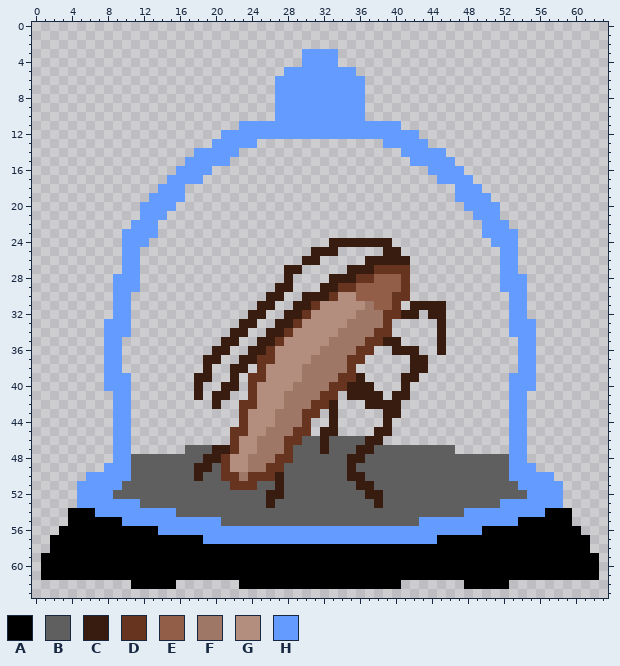
File history of a pixel-art sprite, assets/textures/misc/Cookaracha1.png. Above is the file before it was changed.
The file is 64x64 pixels.
Palette (. is transparent): A #000000  B #5f5f5f  C #391c10  D #66341f  E #935e48  F #9f7766  G #b38e7f  H #639bff
New version:
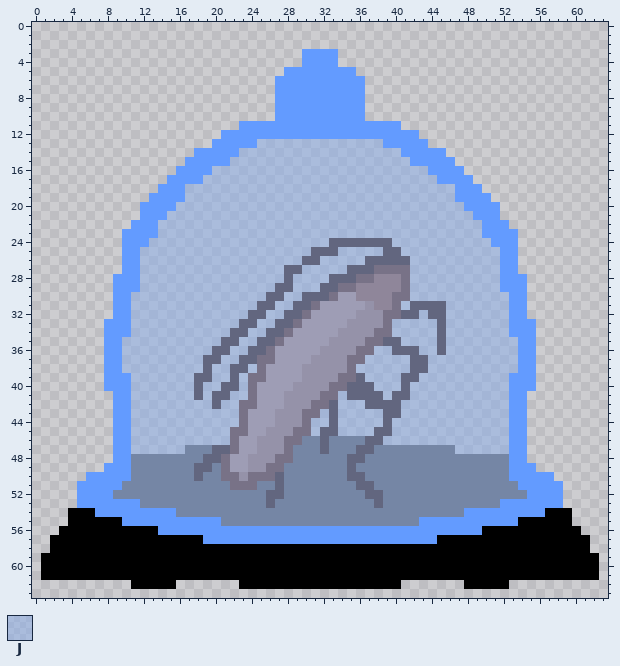
Colours new in this view: J #8aace884
The edit:
colour B: #5f5f5f -> #7586a5
colour C: #391c10 -> #62667f
colour D: #66341f -> #787287
colour E: #935e48 -> #8f869a
colour F: #9f7766 -> #9592a9
colour G: #b38e7f -> #9e9db5
Changed rows in their new state; - is a pixel that keeps its letter.
first column x 10:
13 ---------------JJJJJJJJJJJJJJ---------------
14 -------------JJJJJJJJJJJJJJJJJJ-------------
15 ------------JJJJJJJJJJJJJJJJJJJJ------------
16 ----------JJJJJJJJJJJJJJJJJJJJJJJJ----------
17 ---------JJJJJJJJJJJJJJJJJJJJJJJJJJ---------
18 -------JJJJJJJJJJJJJJJJJJJJJJJJJJJJJJ-------
19 -------JJJJJJJJJJJJJJJJJJJJJJJJJJJJJJ-------
20 ------JJJJJJJJJJJJJJJJJJJJJJJJJJJJJJJJ------
21 -----JJJJJJJJJJJJJJJJJJJJJJJJJJJJJJJJJJ-----
22 ----JJJJJJJJJJJJJJJJJJJJJJJJJJJJJJJJJJJJ----
23 ----JJJJJJJJJJJJJJJJJJJJJJJJJJJJJJJJJJJJ----
24 ---JJJJJJJJJJJJJJJJJJJJ-------JJJJJJJJJJJ---
25 --JJJJJJJJJJJJJJJJJJJ---JJJJJ--JJJJJJJJJJJ--
26 --JJJJJJJJJJJJJJJJJJ--JJJJJ-----JJJJJJJJJJ--
27 --JJJJJJJJJJJJJJJJ--JJJJJ-------JJJJJJJJJJ--
28 --JJJJJJJJJJJJJJJJ-JJJJ---------JJJJJJJJJJ--
29 --JJJJJJJJJJJJJJJ--JJJ----------JJJJJJJJJJ--
30 -JJJJJJJJJJJJJJJ--JJ------------JJJJJJJJJJJ-
31 -JJJJJJJJJJJJJJ--JJ------------J----JJJJJJJ-
32 -JJJJJJJJJJJJJ--JJ---------------J--JJJJJJJ-
33 -JJJJJJJJJJJJ--JJ-------------JJJJJ-JJJJJJJ-
34 -JJJJJJJJJJJ--JJ--------------JJJJJ-JJJJJJJ-
35 JJJJJJJJJJJ--JJ----------------JJJJ-JJJJJJJJ
36 JJJJJJJJJJ--JJ--------------JJ---JJ-JJJJJJJJ
37 JJJJJJJJJ--JJ--------------JJJJJ--JJJJJJJJJJ
38 JJJJJJJJJ-JJ--J-----------JJJJJJ--JJJJJJJJJJ
39 -JJJJJJJ--JJ-J-------------JJJJ--JJJJJJJJJJ-
40 -JJJJJJJ-JJ--J--------------JJJ-JJJJJJJJJJJ-
41 -JJJJJJJ-J--JJ----------J----J--JJJJJJJJJJJ-
42 -JJJJJJJJJ-JJ-----------JJJ----JJJJJJJJJJJJ-
43 -JJJJJJJJJJJJ---------J-JJJJJ--JJJJJJJJJJJJ-
44 -JJJJJJJJJJJJ--------JJ-JJJJJ-JJJJJJJJJJJJJ-
45 -JJJJJJJJJJJ---------J--JJJJ--JJJJJJJJJJJJJ-
46 -JJJJJJJJJJJ-----------------JJJJJJJJJJJJJJ-
47 -JJJJJJ------------------------------JJJJJJ-
